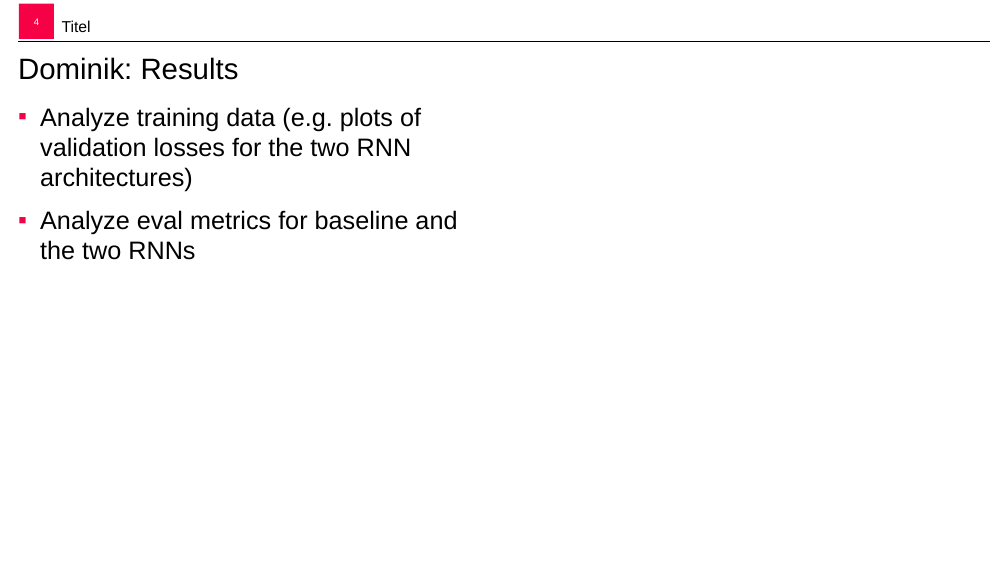
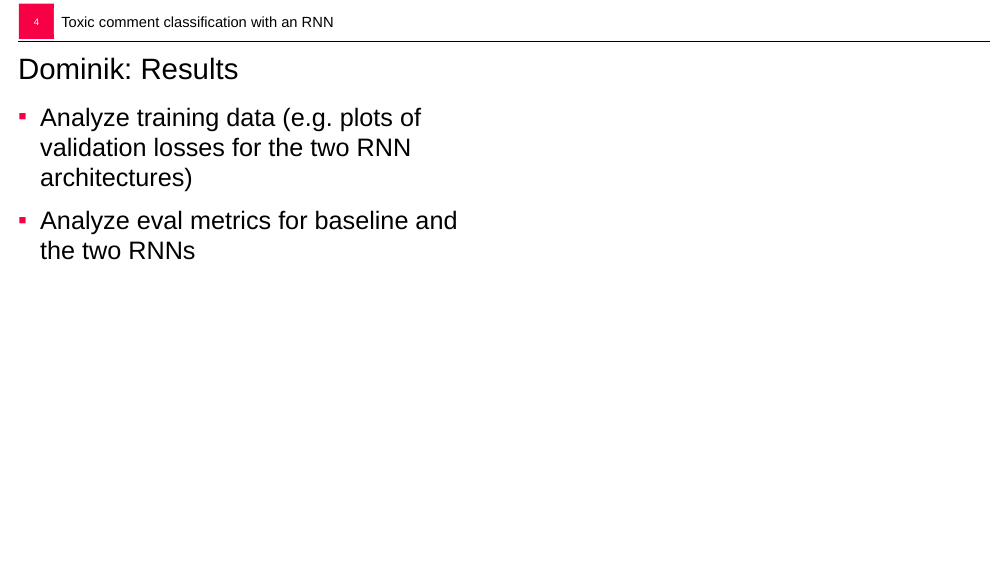
Before and after one commit to NaidaNozic/Comment-Classification-with-RNNs, a slide deck: slide 4 of DL-project-pres.pptx. Drawn at 1008x567 pixels with LibreOffice and Linux fonts; fonts in the diff are those of the drawing; background and template pictures are left out. Boxes give left, top, right and bottom in pixels: in the first picture for what was removed or moved away, otherwise in the second. Text is boxed around its words. In the diff, an @@ line names an element or a change of style, - is before the commit and + after.

```diff
--- a/DL-project-pres.pptx
+++ b/DL-project-pres.pptx
@@ text added at bbox=[61, 16, 334, 27], 14 pt, text #000000 @@
+Toxic comment classification with an RNN
```
Also in this commit, not shown: 3 other slides changed.
